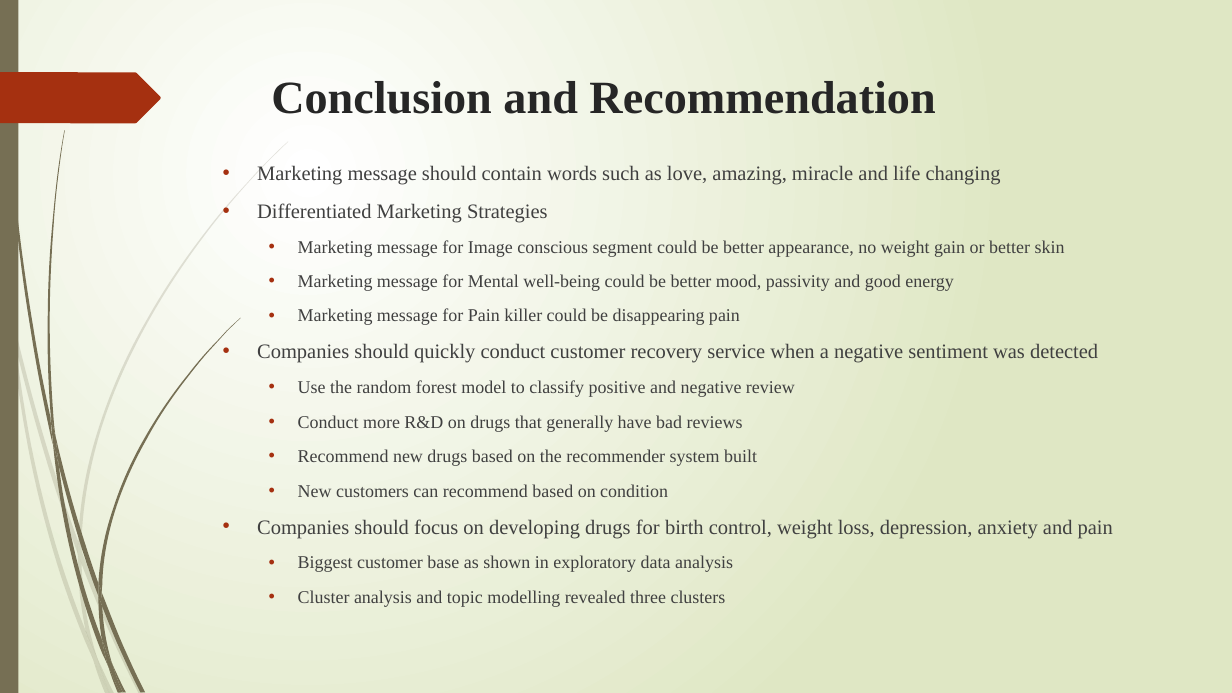
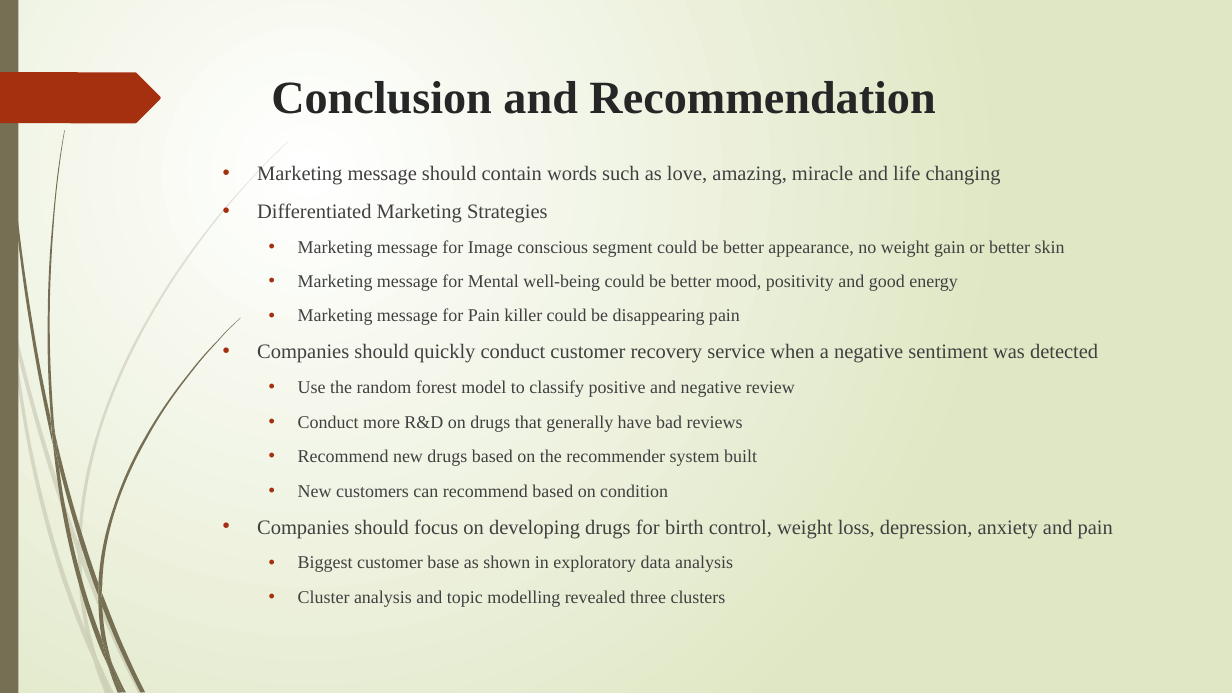
Before and after one commit to Tiezheng/Capstone-Project, a slide deck: slide 17 of Slides.pptx. Drawn at 1232x693 pixels with LibreOffice and Linux fonts; fonts in the diff are those of the drawing. Boxes give left, top, right and bottom in pixels: in the first picture for what was removed or moved away, otherwise in the second. Text is boxed around its words. In the diff, an @@ line names an element or a change of style, - is before the commit and + after.

```diff
--- a/Slides.pptx
+++ b/Slides.pptx
@@ text at (298,274,958,291): text changed @@
-  • Marketing message for Mental well-being could be better mood, passivity and good energy
+  • Marketing message for Mental well-being could be better mood, positivity and good energy
```
Also in this commit, not shown: 2 other files.
